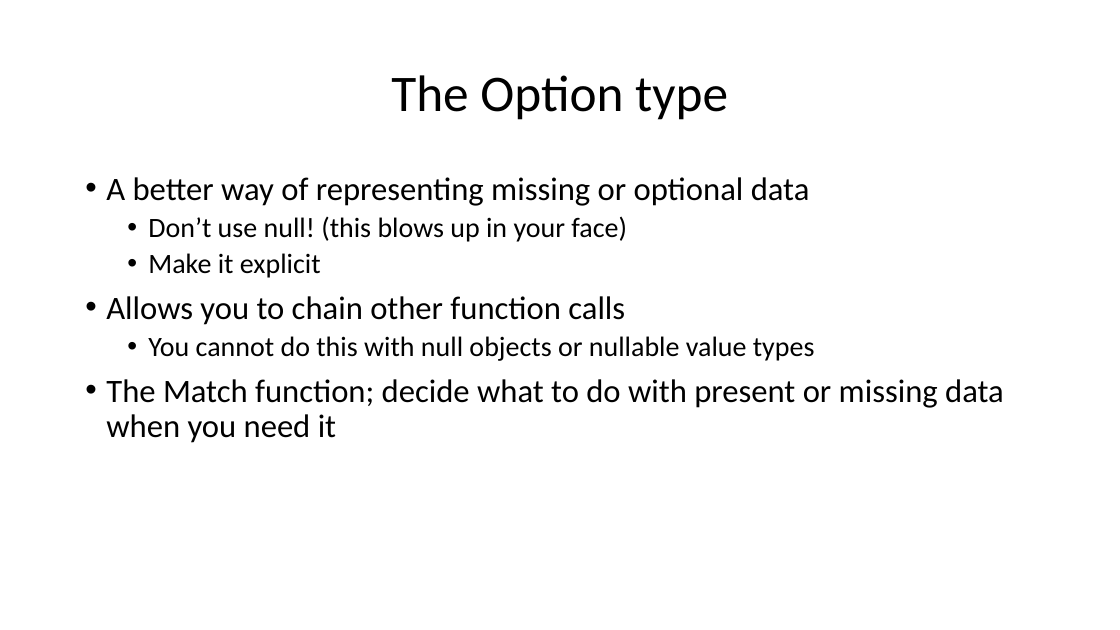
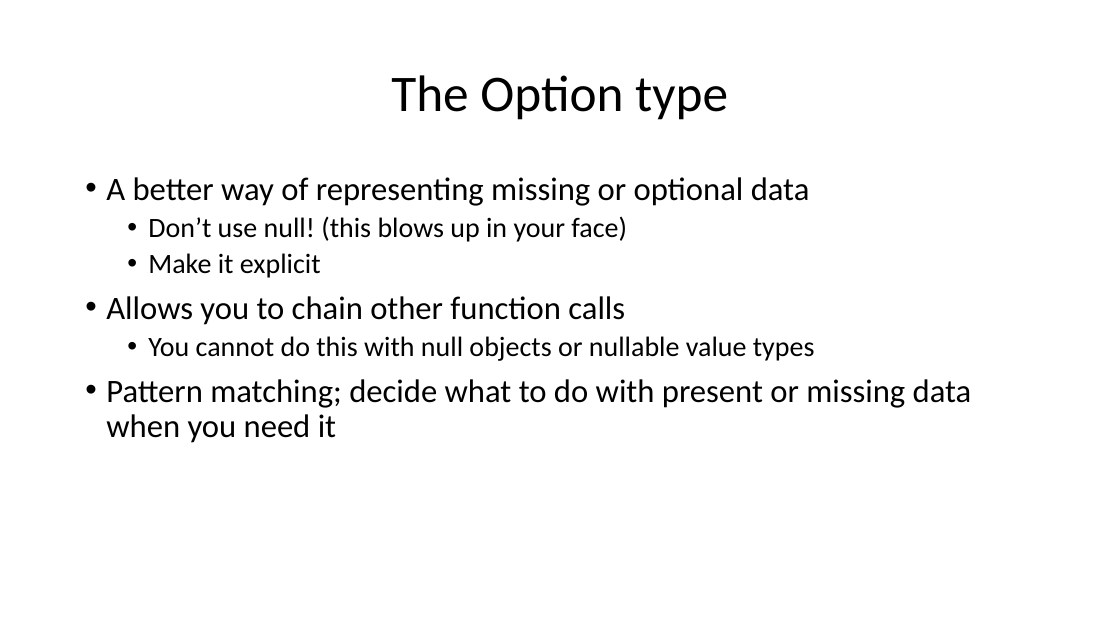
Before and after one commit to aage/fp-makes-life-easier, a slide deck: slide 9 of Presentation/FP-makes-life-easier.pptx. Drawn at 1120x630 pixels with LibreOffice and Linux fonts; fonts in the diff are those of the drawing. Boxes give left, top, right and bottom in pixels: in the first picture for what was removed or moved away, otherwise in the second. Text is boxed around its words. In the diff, an @@ line names an element or a change of style, - is before the commit and + after.

```diff
--- a/Presentation/FP-makes-life-easier.pptx
+++ b/Presentation/FP-makes-life-easier.pptx
@@ text at (x1=106, y1=379, x2=972, y2=443): text changed @@
-• The Match function; decide what to do with present or missing data when you need it
+• Pattern matching; decide what to do with present or missing data when you need it
```
Also in this commit, not shown: 6 other slides changed.
